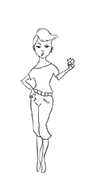
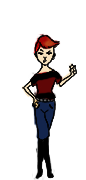
Two versions of the same layered image (86x180). Layer-by-layer changes:
removed layer "line art3" over [20, 28, 75, 173]
removed layer "Plano de Fundo" over [20, 28, 77, 180]
added group "Agrupar 4" with 3 layers above "Agrupar 3" over [21, 33, 77, 180]
added layer "line art 4 copiar 3" in group "Agrupar 4" over [22, 34, 77, 178]
added layer "Camada 7" in group "Agrupar 4" over [41, 36, 58, 48]
added layer "Camada 3" in group "Agrupar 4" over [21, 33, 77, 180]
